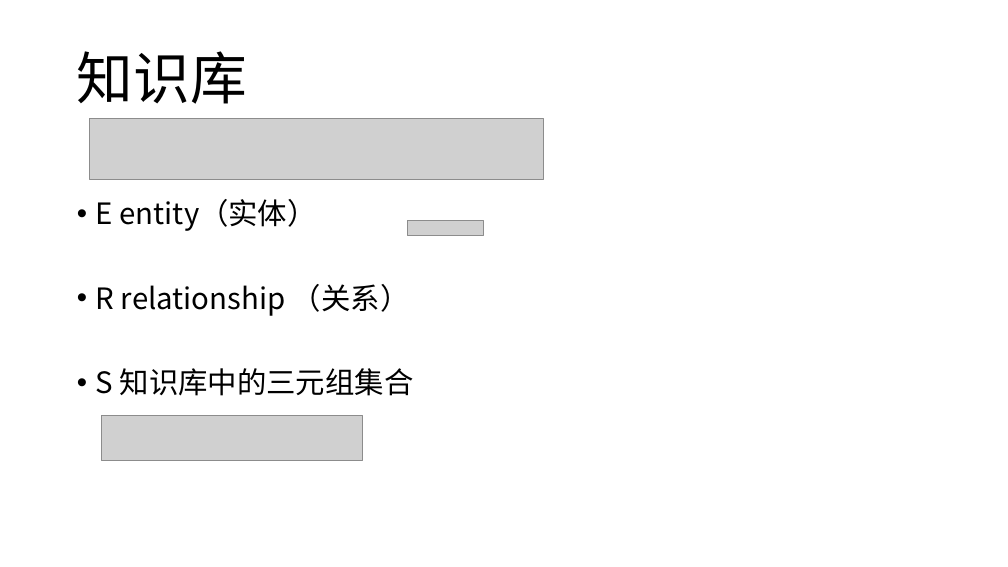
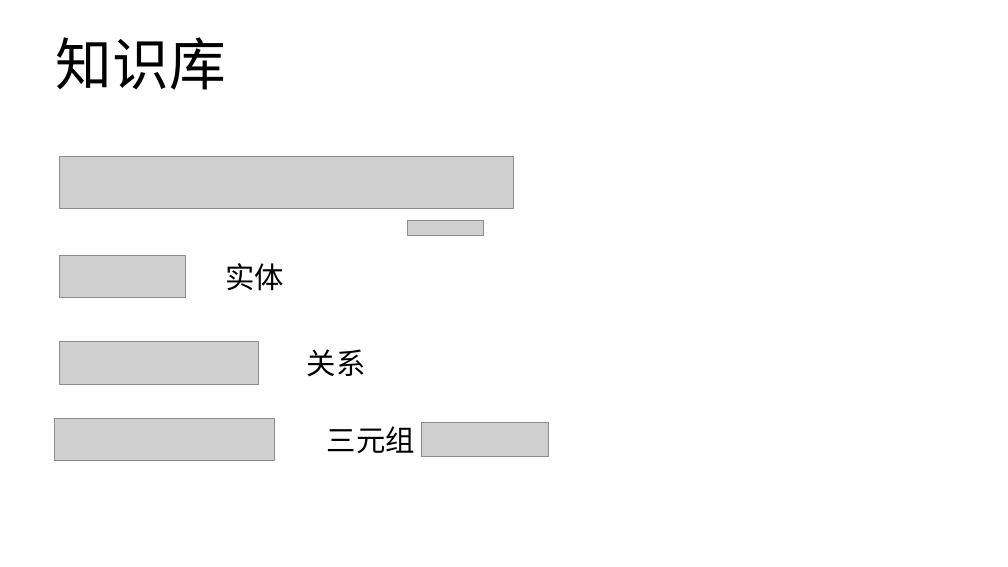
Before and after one commit to zyxdSTU/presetation, a slide deck: slide 6 of 知识表示学习/知识表示学习.pptx. Drawn at 1008x567 pixels with LibreOffice and Linux fonts; fonts in the diff are those of the drawing; grey boxes stand for pictures. Boxes give left, top, right and bottom in pixels: in the first picture for what was removed or moved away, otherwise in the second. Text is boxed around its words. In the diff, an @@ line names an element or a change of style, - is before the commit and + after.

```diff
--- a/知识表示学习/知识表示学习.pptx
+++ b/知识表示学习/知识表示学习.pptx
@@ title "知识库": place and size @@
-title "知识库" at box(77, 51, 247, 104)
+title "知识库" at box(56, 37, 226, 90)
@@ picture: place and size @@
-picture at box(90, 119, 544, 179)
+picture at box(60, 157, 513, 208)
@@ text removed at box(96, 199, 414, 396) @@
-• E entity（实体）
-• R relationship （关系）
-• S 知识库中的三元组集合
@@ picture added at box(60, 256, 185, 298) @@
@@ text added at box(225, 263, 284, 291), 28 pt, text #000000 @@
+实体
@@ picture added at box(60, 342, 259, 384) @@
@@ text added at box(307, 349, 366, 376), 28 pt, text #000000 @@
+关系
@@ picture: place and size @@
-picture at box(101, 415, 362, 461)
+picture at box(54, 419, 274, 461)
@@ text added at box(327, 426, 415, 453), 28 pt, text #000000 @@
+三元组
@@ picture added at box(421, 423, 549, 457) @@
```
Also in this commit, not shown: 3 other slides changed, 3 slides added, 3 slides removed, 4 other files.
